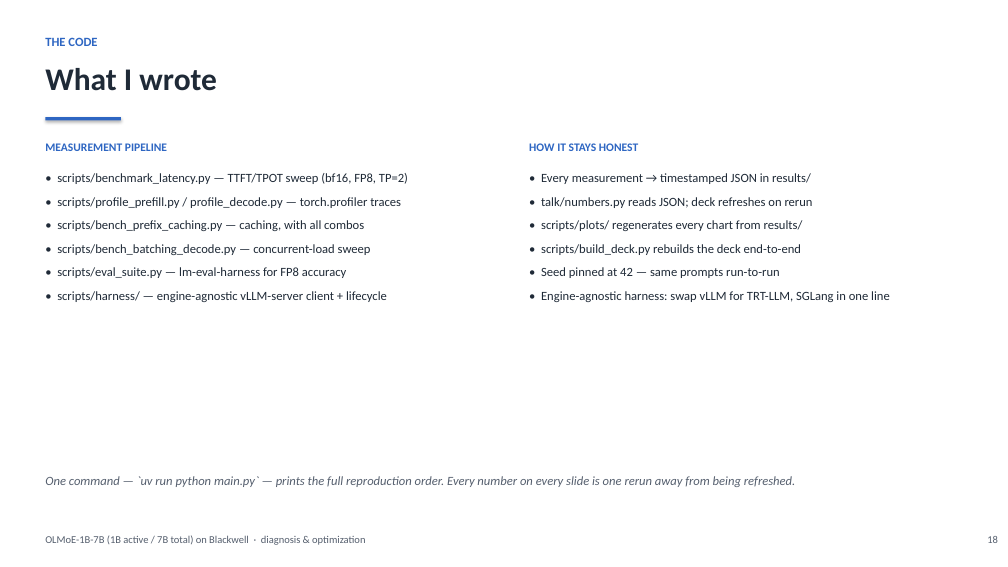
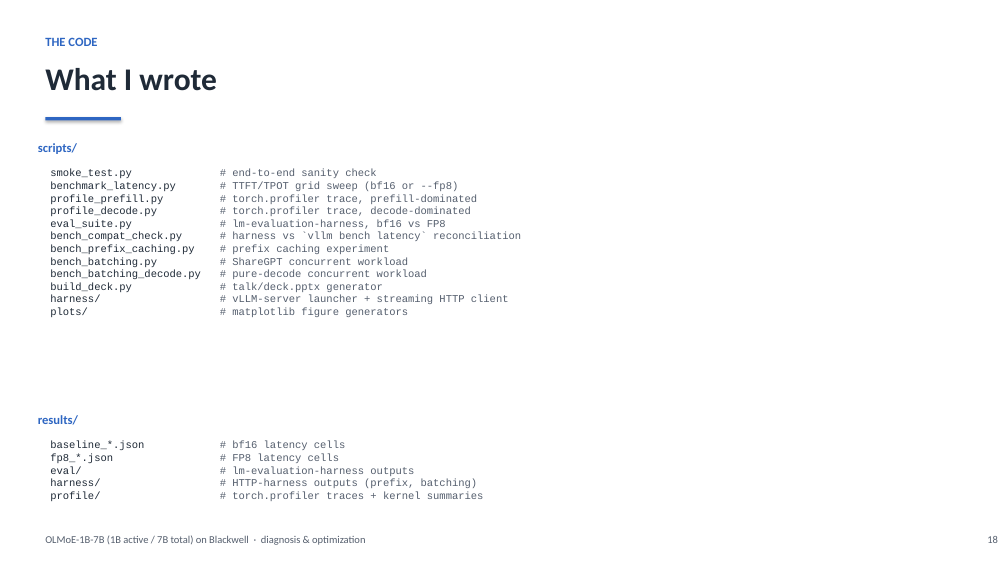
Before and after one commit to harishvs/moe-inference-optimize, a slide deck: slide 18 of talk/deck.pptx. Drawn at 1008x567 pixels with LibreOffice and Linux fonts; fonts in the diff are those of the drawing. Boxes give left, top, right and bottom in pixels: in the first picture for what was removed or moved away, otherwise in the second. Text is boxed around its words. In the diff, an @@ line names an element or a change of style, - is before the commit and + after.

```diff
--- a/talk/deck.pptx
+++ b/talk/deck.pptx
@@ text at (38,143,77,154): text changed; size 11 to 12 pt @@
-MEASUREMENT PIPELINE
+scripts/
@@ text removed at (529,143,638,151) @@
-HOW IT STAYS HONEST
@@ text at (50,169,521,317): text changed; size 12 to 10 pt; font Calibri to Courier New; text colour #1F2A37 to #555F6E @@
-• scripts/benchmark_latency.py — TTFT/TPOT sweep (bf16, FP8, TP=2)
-• scripts/profile_prefill.py / profile_decode.py — torch.profiler traces
-• scripts/bench_prefix_caching.py — caching, with all combos
-• scripts/bench_batching_decode.py — concurrent-load sweep
-• scripts/eval_suite.py — lm-eval-harness for FP8 accuracy
-• scripts/harness/ — engine-agnostic vLLM-server client + lifecycle
+smoke_test.py # end-to-end sanity check
+benchmark_latency.py # TTFT/TPOT grid sweep (bf16 or --fp8)
+profile_prefill.py # torch.profiler trace, prefill-dominated
+profile_decode.py # torch.profiler trace, decode-dominated
+eval_suite.py # lm-evaluation-harness, bf16 vs FP8
+bench_compat_check.py # harness vs `vllm bench latency` reconciliation
+bench_prefix_caching.py # prefix caching experiment
+bench_batching.py # ShareGPT concurrent workload
+bench_batching_decode.py # pure-decode concurrent workload
+build_deck.py # talk/deck.pptx generator
+harness/ # vLLM-server launcher + streaming HTTP client
+plots/ # matplotlib figure generators
@@ text removed at (541,173,890,302) @@
-• Every measurement → timestamped JSON in results/
-• talk/numbers.py reads JSON; deck refreshes on rerun
-• scripts/plots/ regenerates every chart from results/
-• scripts/build_deck.py rebuilds the deck end-to-end
-• Seed pinned at 42 — same prompts run-to-run
-• Engine-agnostic harness: swap vLLM for TRT-LLM, SGLang in one line
@@ text added at (38,415,78,425), 12 pt, text #2E66C2, bold @@
+results/
@@ text added at (50,441,484,501), 10 pt, text #555F6E @@
+baseline_*.json # bf16 latency cells
+fp8_*.json # FP8 latency cells
+eval/ # lm-evaluation-harness outputs
+harness/ # HTTP-harness outputs (prefix, batching)
+profile/ # torch.profiler traces + kernel summaries
@@ text removed at (45,476,795,487) @@
-One command — `uv run python main.py` — prints the full reproduction order. Every number on every slide is one rerun away from being refreshed.
```
Also in this commit, not shown: 3 other files.
